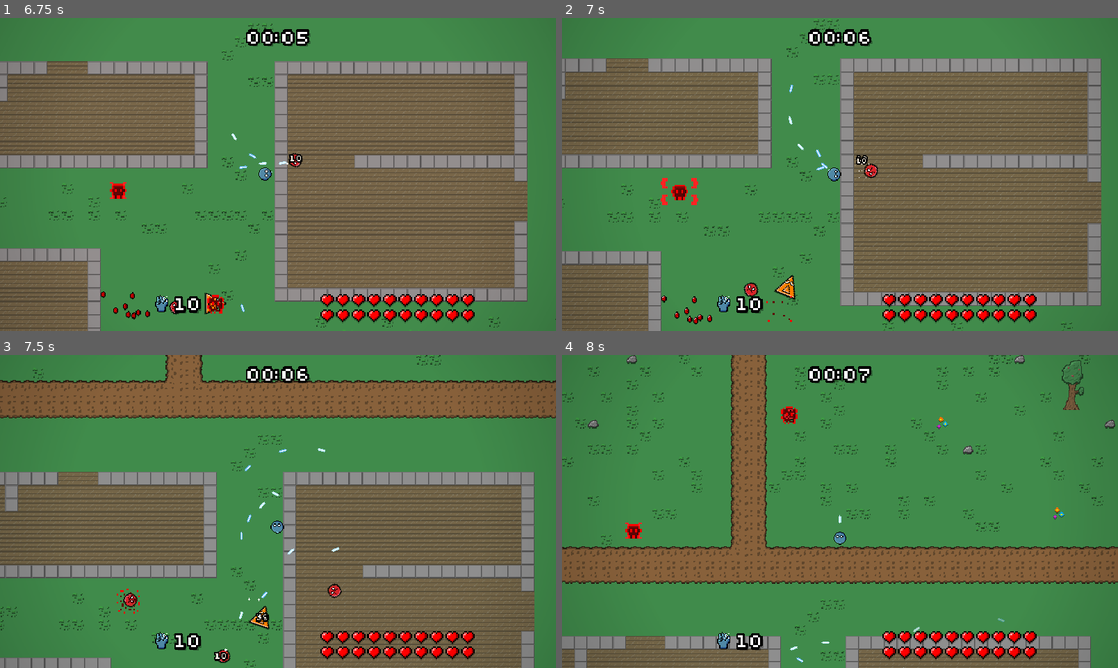
Above: before the commit, frames 1-4 (two rows, left to right).
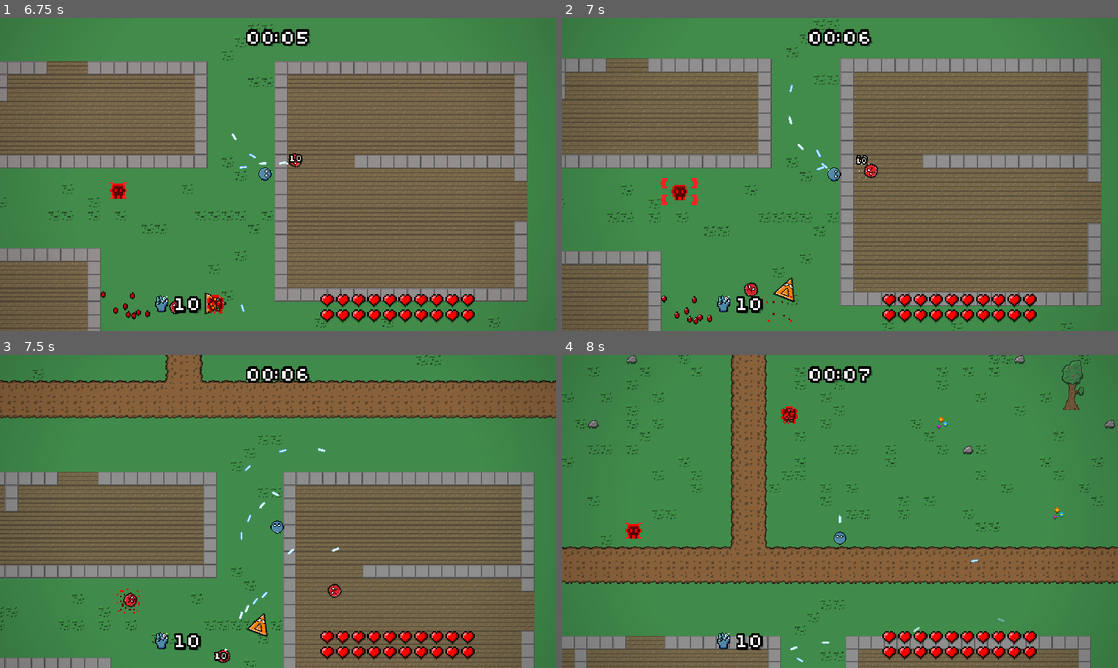
Above: after the commit, the same moments.

Repository: veprogames/top-down-incremental
Game: Godot game, scene res://main_menu/main_menu.tscn
Same seed, same stepped clock (60 frames per second), same inputs: the game is played once before the commit and once after it.
Inputs (mouse positions are in pixels of both pictures, inside the frame that each line leads up to):
- Up to frame 1 (6.75 s): click "Play" at 0.5 s; move the mouse to (305, 174) at 1.27 s; hold W (player_up) 1.28-6.53 s; move the mouse to (250, 174) at 2.02 s; move the mouse to (289, 168) at 2.77 s; move the mouse to (272, 180) at 3.52 s; move the mouse to (316, 177) at 4.27 s; move the mouse to (233, 171) at 5.02 s; move the mouse to (283, 174) at 5.77 s; move the mouse to (255, 168) at 6.52 s; hold D (player_right) from 6.53 s (still down)
- Up to frame 2 (7 s): keep holding D (player_right)
- Up to frame 3 (7.5 s): move the mouse to (305, 511) at 7.27 s; release D (player_right) at 7.28 s; hold W (player_up) from 7.28 s (still down)
- Up to frame 4 (8 s): keep holding W (player_up)

Frame 1 is identical in both runs. In frame 2, 0.2% of the frame differs, in the area x 37-43%, y 82-91%; in frame 3, 0.3%, in the area x 44-49%, y 77-91%; in frame 4, less than 0.1%.

Commit message:
rebalance enemies, reduce enemy bullet speed

Diff:
--- a/bullet/enemy/bullet_pod_enemy.gd
+++ b/bullet/enemy/bullet_pod_enemy.gd
@@ -21,6 +21,6 @@
 
 func create_bullet() -> BulletEnemy:
 	var bullet: BulletEnemy = super.create_bullet() as BulletEnemy
-	bullet.base_speed = minf(300, enemy.velocity.length() + 100)
+	bullet.base_speed = 125
 	bullet.rotation = rotation
 	return bullet
--- a/enemy/enemies/enemy_black.tscn
+++ b/enemy/enemies/enemy_black.tscn
@@ -8,7 +8,7 @@
 radius = 42.0
 
 [node name="EnemyBlack" instance=ExtResource("1_3dxtf")]
-hp = 1e+07
+hp = 5e+06
 color = Color(0.12549, 0.12549, 0.12549, 1)
 
 [node name="EnemyVisuals" parent="." index="0"]
@@ -18,4 +18,4 @@
 shape = SubResource("CircleShape2D_0dp03")
 
 [node name="EnemyMoveBehaviorChase" parent="." index="3" instance=ExtResource("3_fq0xj")]
-speed = 350.0
+speed = 280.0
--- a/enemy/enemies/enemy_blue.tscn
+++ b/enemy/enemies/enemy_blue.tscn
@@ -1,10 +1,9 @@
-[gd_scene load_steps=7 format=3 uid="uid://bd0viepvu385v"]
+[gd_scene load_steps=6 format=3 uid="uid://bd0viepvu385v"]
 
 [ext_resource type="PackedScene" uid="uid://bprric2282qeg" path="res://enemy/enemy.tscn" id="1_2th5u"]
 [ext_resource type="PackedScene" uid="uid://3nk6b160b7an" path="res://behavior/enemy_move_behavior_noise.tscn" id="2_k0hjg"]
 [ext_resource type="Texture2D" uid="uid://cpxfqdnx7fv5u" path="res://enemy/enemies/enemy_blue.png" id="2_wa38a"]
 [ext_resource type="PackedScene" uid="uid://3h6i1t8cbtp" path="res://behavior/enemy_move_behavior_chase.tscn" id="3_uu0y1"]
-[ext_resource type="PackedScene" uid="uid://bc4ilkra67325" path="res://bullet/enemy/bullet_pod_enemy.tscn" id="5_1u1cf"]
 
 [sub_resource type="CircleShape2D" id="CircleShape2D_hg83i"]
 radius = 32.0
@@ -17,13 +16,10 @@
 speed = 4.0
 
 [node name="EnemyMoveBehaviorChase" parent="." index="1" instance=ExtResource("3_uu0y1")]
-speed = 225.0
+speed = 160.0
 
 [node name="EnemyVisuals" parent="." index="2"]
 texture = ExtResource("2_wa38a")
 
 [node name="CollisionShape2D" parent="." index="3"]
 shape = SubResource("CircleShape2D_hg83i")
-
-[node name="BulletPodEnemy" parent="." index="5" instance=ExtResource("5_1u1cf")]
-firerate = 0.15
--- a/enemy/enemies/enemy_cyan.tscn
+++ b/enemy/enemies/enemy_cyan.tscn
@@ -20,22 +20,22 @@
 
 [node name="BulletPodEnemy" parent="." index="3" instance=ExtResource("3_hmtwx")]
 position = Vector2(16, 0)
-firerate = 0.06
+firerate = 0.04
 
 [node name="BulletPodEnemy2" parent="." index="4" instance=ExtResource("3_hmtwx")]
 position = Vector2(0, -16)
 rotation = -1.57079
-firerate = 0.06
+firerate = 0.04
 
 [node name="BulletPodEnemy3" parent="." index="5" instance=ExtResource("3_hmtwx")]
 position = Vector2(-16, 0)
 rotation = -3.14159
-firerate = 0.06
+firerate = 0.04
 
 [node name="BulletPodEnemy4" parent="." index="6" instance=ExtResource("3_hmtwx")]
 position = Vector2(0, 16)
 rotation = 1.57079
-firerate = 0.06
+firerate = 0.04
 
 [node name="EnemyMoveBehaviorNoise" parent="." index="7" instance=ExtResource("4_uvbrx")]
 speed = 0.5
--- a/enemy/enemies/enemy_orange.tscn
+++ b/enemy/enemies/enemy_orange.tscn
@@ -20,7 +20,7 @@
 shape = SubResource("CircleShape2D_qvgtv")
 
 [node name="EnemyMoveBehaviorChase" parent="." index="3" instance=ExtResource("3_b37jo")]
-speed = 170.0
+speed = 150.0
 
 [node name="EnemyMoveBehaviorNoise" parent="." index="4" instance=ExtResource("4_g2qsu")]
 speed = 2.0
--- a/enemy/enemies/enemy_purple.tscn
+++ b/enemy/enemies/enemy_purple.tscn
@@ -22,5 +22,5 @@
 firerate = 0.4
 
 [node name="EnemyMoveBehaviorNoise" parent="." index="4" instance=ExtResource("4_u1me7")]
-speed = 1.11
-amplitude = 333.0
+speed = 1.66
+amplitude = 550.0
--- a/enemy/enemies/enemy_white.tscn
+++ b/enemy/enemies/enemy_white.tscn
@@ -8,7 +8,7 @@
 radius = 38.0
 
 [node name="EnemyWhite" instance=ExtResource("1_m2cps")]
-hp = 2.5e+06
+hp = 2e+06
 color = Color(1, 1, 1, 1)
 
 [node name="EnemyVisuals" parent="." index="0"]
@@ -18,5 +18,5 @@
 shape = SubResource("CircleShape2D_c62iv")
 
 [node name="EnemyMoveBehaviorNoise" parent="." index="3" instance=ExtResource("3_lg2pa")]
-speed = 1.5
-amplitude = 500.0
+speed = 2.0
+amplitude = 720.0
